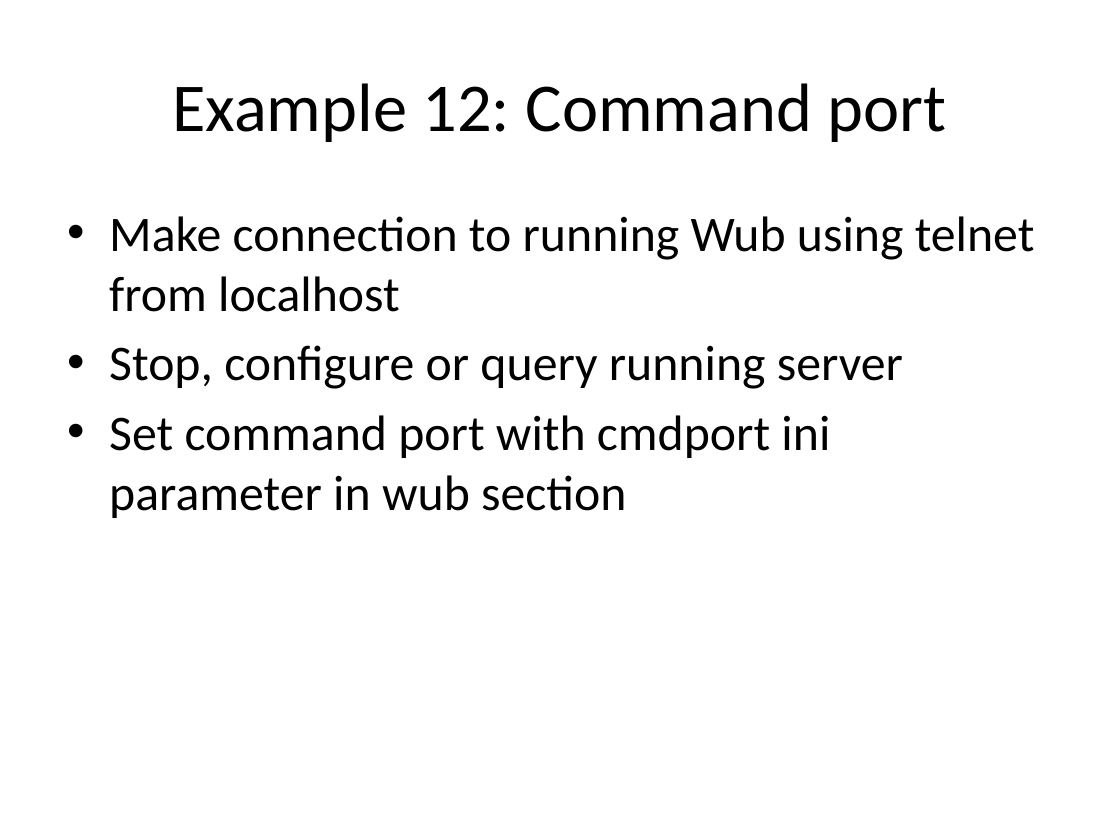
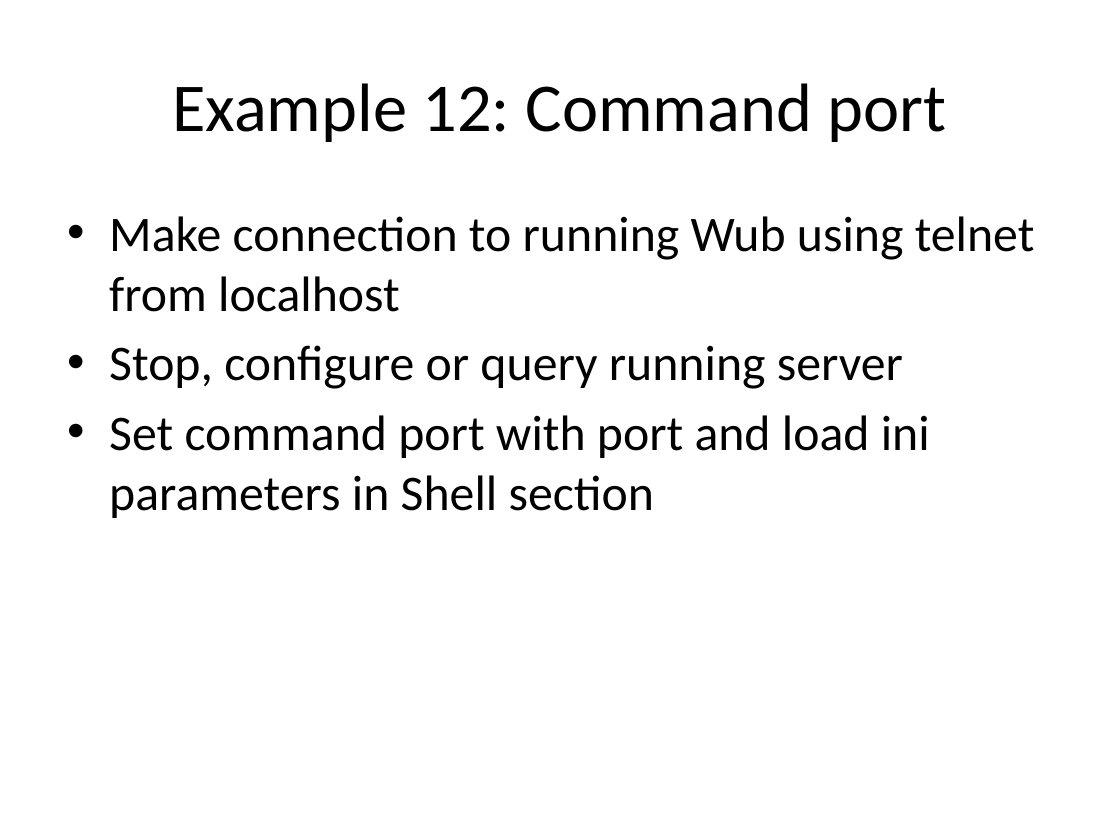
Before and after one commit to jdc8/wubwikit, a slide deck: slide 48 of wubexamples/Lets_Wub.pptx. Drawn at 1120x840 pixels with LibreOffice and Linux fonts; fonts in the diff are those of the drawing; background and template pictures are left out. Boxes give left, top, right and bottom in pixels: in the first picture for what was removed or moved away, otherwise in the second. Text is boxed around its words. In the diff, an @@ line names an element or a change of style, - is before the commit and + after.

Commit message:
Adapted for Wub Shell changes

```diff
--- a/wubexamples/Lets_Wub.pptx
+++ b/wubexamples/Lets_Wub.pptx
@@ text at (109, 415, 930, 518): text changed @@
-• Set command port with cmdport ini parameter in wub section
+• Set command port with port and load ini parameters in Shell section
```
Also in this commit, not shown: 2 other slides changed.
